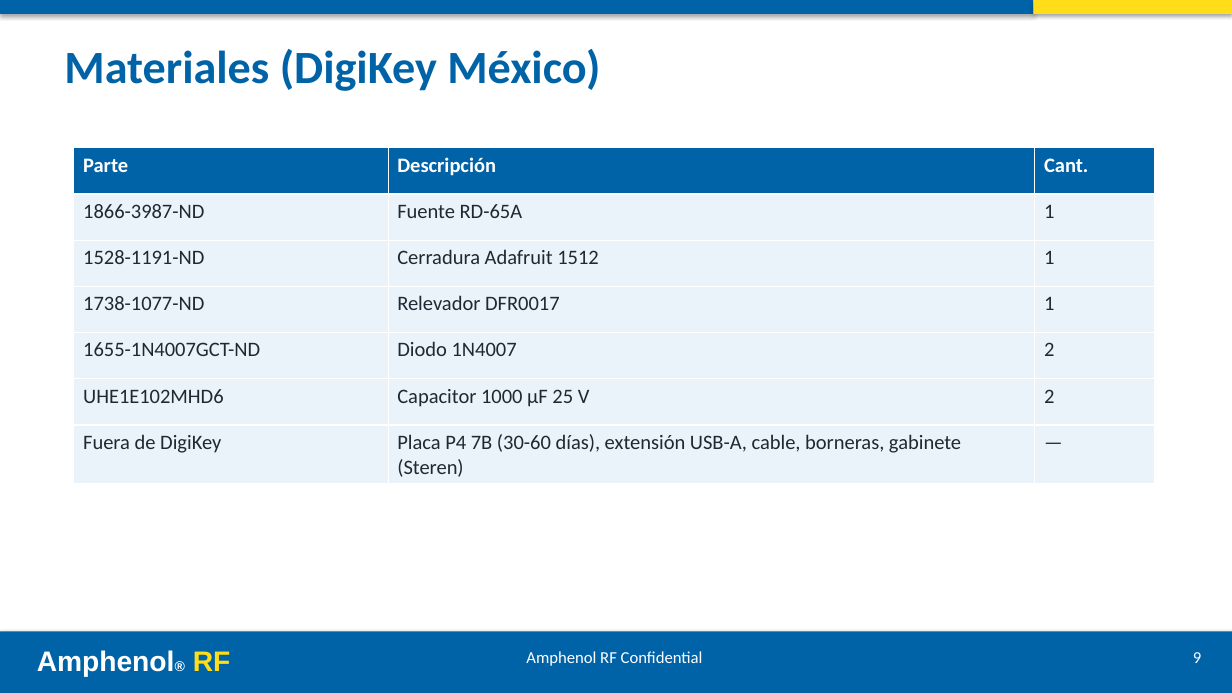
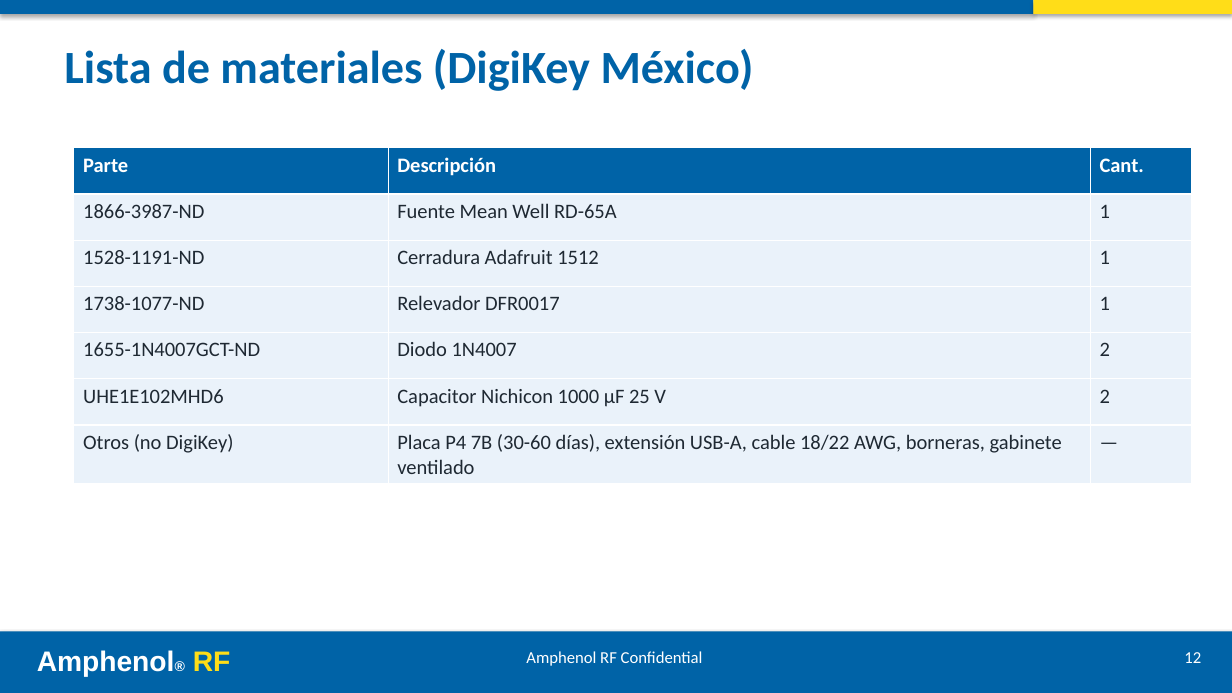
Before and after one commit to ricardosalmeron71-png/inspeccion-vision-solder-cap, a slide deck: slide 12 of docs/presentacion.pptx (slide 9 before the commit). Drawn at 1232x693 pixels with LibreOffice and Linux fonts; fonts in the diff are those of the drawing. Boxes give left, top, right and bottom in pixels: in the first picture for what was removed or moved away, otherwise in the second. Text is boxed around its words. In the diff, an @@ line names an element or a change of style, - is before the commit and + after.

```diff
--- a/docs/presentacion.pptx
+++ b/docs/presentacion.pptx
@@ text at [64,49,754,91]: text changed @@
-Materiales (DigiKey México)
+Lista de materiales (DigiKey México)
@@ table at [74,148,1192,478] @@
-row 2, column 2: Fuente RD-65A
+row 2, column 2: Fuente Mean Well RD-65A
-row 6, column 2: Capacitor 1000 µF 25 V
+row 6, column 2: Capacitor Nichicon 1000 µF 25 V
-row 7, column 1: Fuera de DigiKey
+row 7, column 1: Otros (no DigiKey)
-row 7, column 2: Placa P4 7B (30-60 días), extensión USB-A, cable, borneras, gabinete (Steren)
+row 7, column 2: Placa P4 7B (30-60 días), extensión USB-A, cable 18/22 AWG, borneras, gabinete ventilado
@@ table: place and size @@
-table at [74,148,1155,481]
+table at [74,148,1192,478]
@@ text at [1184,652,1201,663]: text changed @@
-9
+12
```
Also in this commit, not shown: 11 other slides changed, 4 slides added, 1 slide removed, 17 other files.
